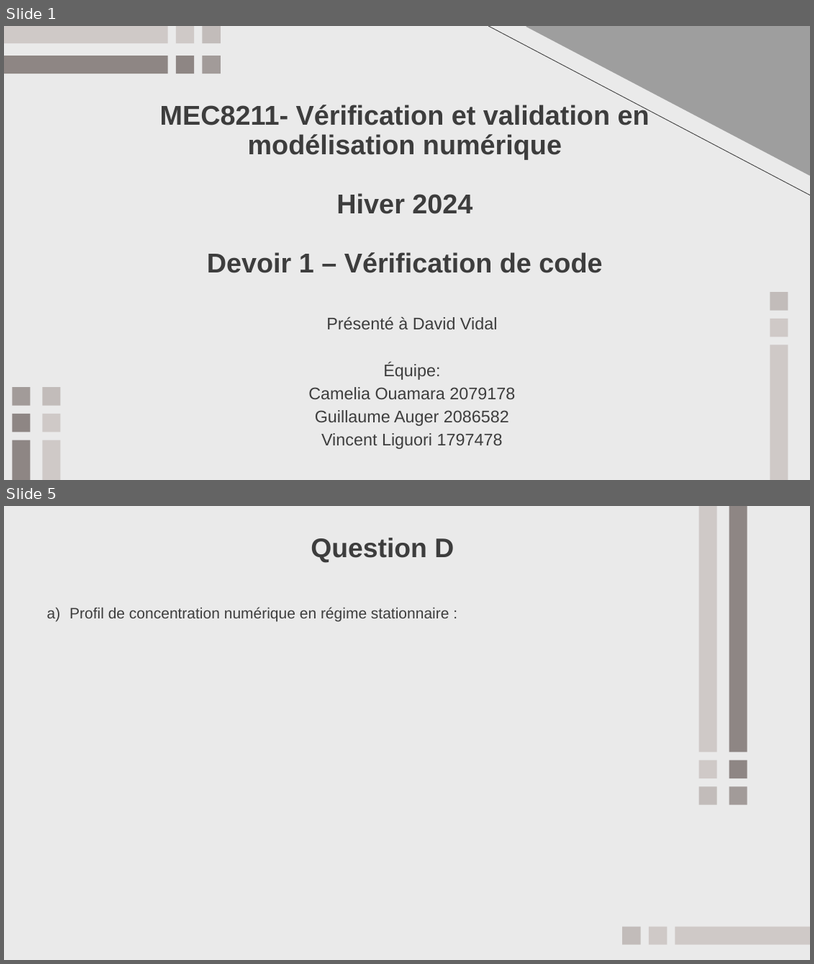
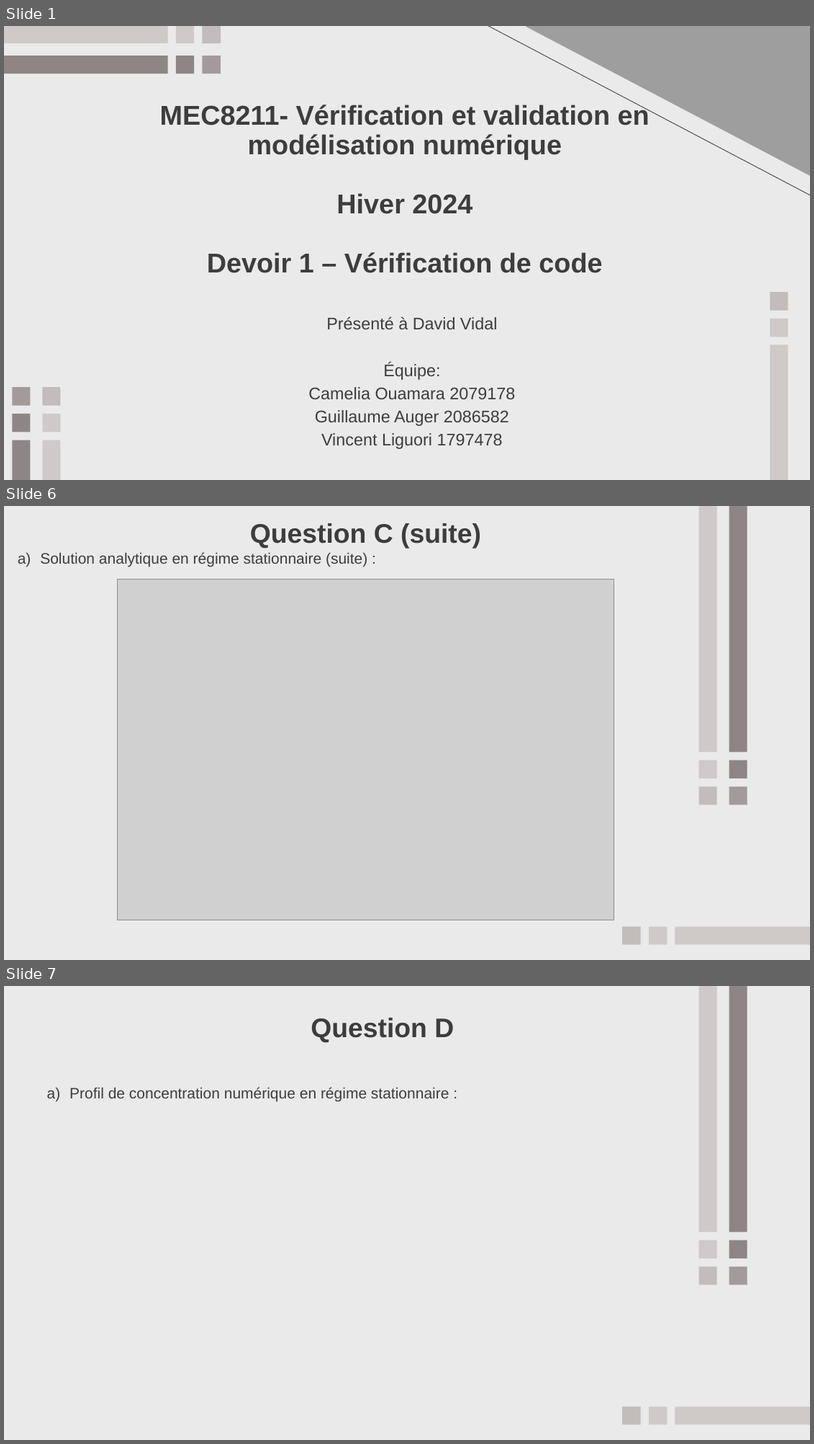
Before and after one commit to CameliaOuamara/Devoir1_Verification_de_code, a slide deck: PPT_Devoir1.pptx. Shown one above the other, each under a label of ours: slides 1 and 5 before the commit, slides 1, 6 and 7 after it; the slides between them are not shown. The pictures are 814x964 and 814x1444 pixels, drawn with LibreOffice and Linux fonts; fonts in the diff are those of the drawing; grey boxes stand for pictures. Boxes give left, top, right and bottom in pixels: in the first picture for what was removed or moved away, otherwise in the second. Text is boxed around its words. In the diff, an @@ line names an element or a change of style, - is before the commit and + after.

```diff
--- a/PPT_Devoir1.pptx
+++ b/PPT_Devoir1.pptx
@@ slide 6 added at <box>4,506,810,960</box>, background #EAEAEA; not listed: 9 template elements that a slide beside it also shows @@
@@ text added at <box>250,523,481,548</box>, 32 pt, text #3D3D3D, bold @@
+Question C (suite)
@@ text added at <box>40,552,368,566</box>, 18 pt, text #3D3D3D @@
+a) Solution analytique en régime stationnaire (suite) :
@@ picture added at <box>118,579,615,920</box> @@
@@ what was slide 5 is now slide 7 @@
```
Also in this commit, not shown: 1 slide changed, 3 other slides added, 2 slides removed, 2 other files.
